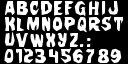
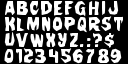
Two versions of the same layered image (128x64). Layer-by-layer changes:
painted on "abcdefghij ..." over [93, 33, 115, 48]
